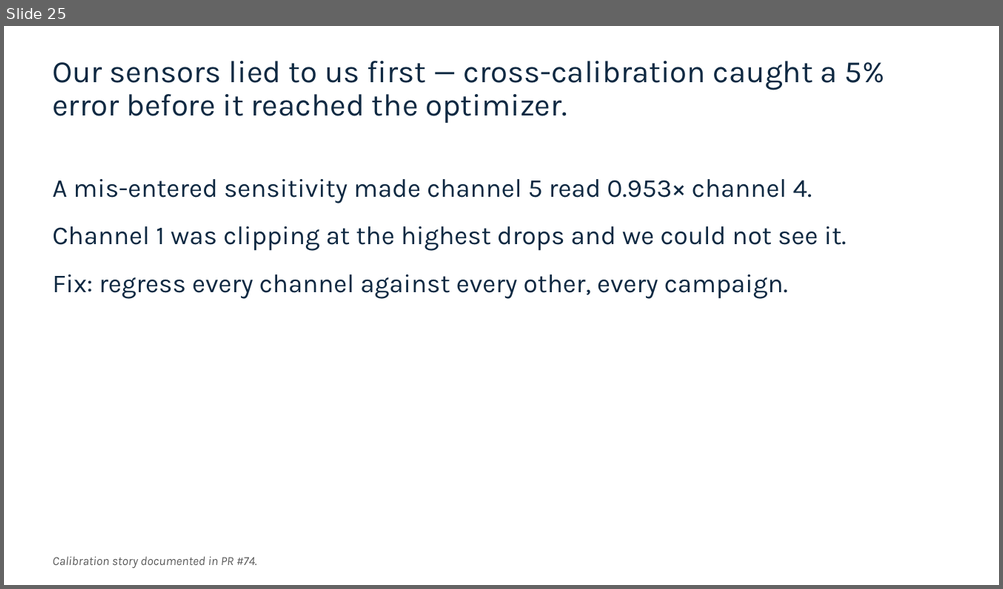
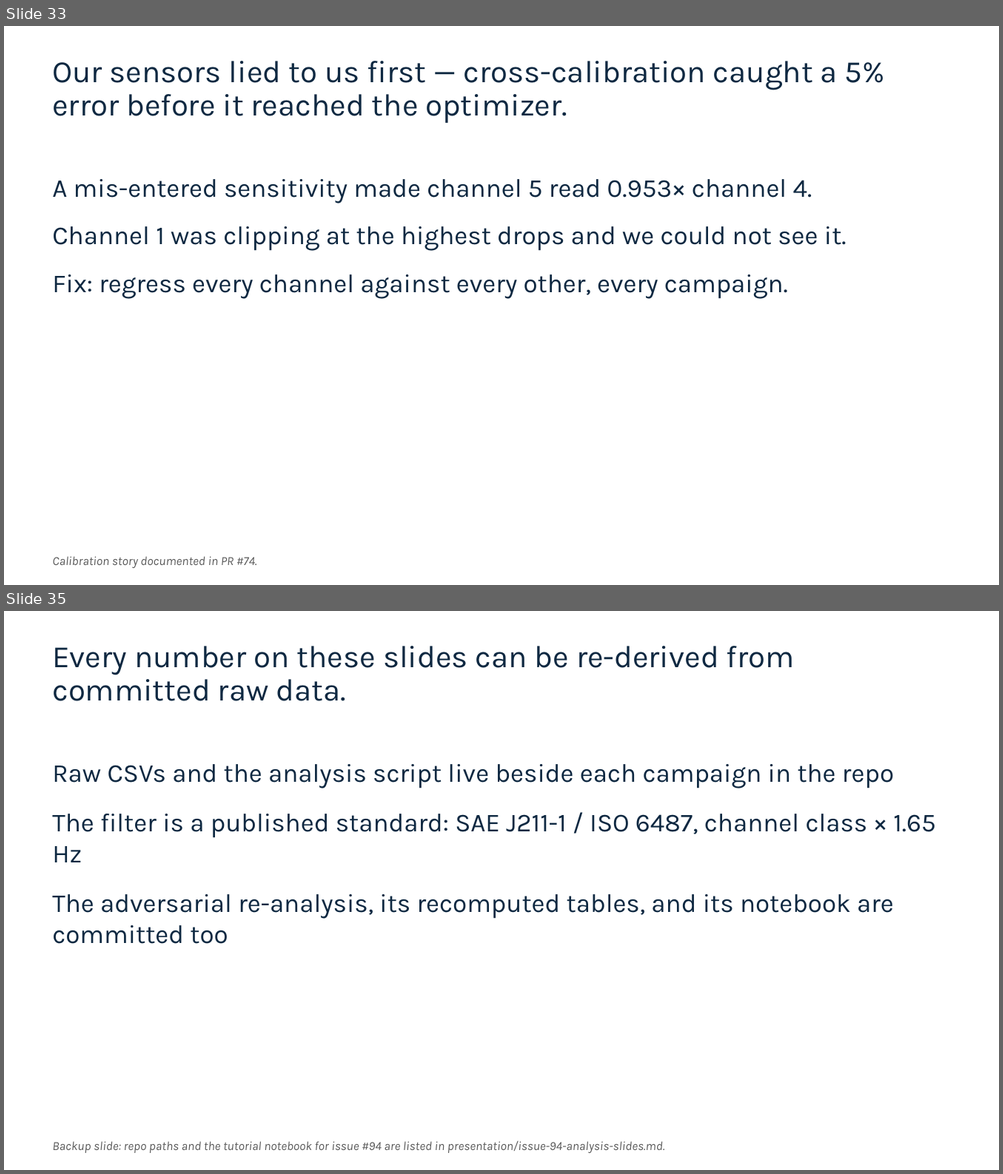
Before and after one commit to vertical-cloud-lab/tensegrity-optimization, a slide deck: presentation/Slide Decks/IDETC Supplement Slides (BO block + gap + video + accel).pptx. Shown one above the other, each under a label of ours: slide 25 before the commit, slides 33 and 35 after it; the slides between them are not shown. The pictures are 1003x589 and 1003x1174 pixels, drawn with LibreOffice and Linux fonts; fonts in the diff are those of the drawing. Boxes give left, top, right and bottom in pixels: in the first picture for what was removed or moved away, otherwise in the second. Text is boxed around its words. In the diff, an @@ line names an element or a change of style, - is before the commit and + after.

```diff
--- a/presentation/Slide Decks/IDETC Supplement Slides (BO block + gap + video + accel).pptx
+++ b/presentation/Slide Decks/IDETC Supplement Slides (BO block + gap + video + accel).pptx
@@ slide 35 added at box(4, 611, 999, 1170), background #FFFFFF @@
@@ title added at box(52, 646, 794, 701), 30 pt, text #0E2841 @@
+Every number on these slides can be re-derived from committed raw data.
@@ text added at box(52, 764, 936, 944), 25 pt, text #0E2841 @@
+Raw CSVs and the analysis script live beside each campaign in the repo
+The filter is a published standard: SAE J211-1 / ISO 6487, channel class × 1.65 Hz
+The adversarial re-analysis, its recomputed tables, and its notebook are committed too
@@ text added at box(52, 1142, 665, 1153), 12 pt, text #595959, italic @@
+Backup slide: repo paths and the tutorial notebook for issue #94 are listed in presentation/issue-94-analysis-slides.md.
@@ what was slide 25 is now slide 33 @@
```
Also in this commit, not shown: 2 slides changed, 9 other slides added, 55 other files.
